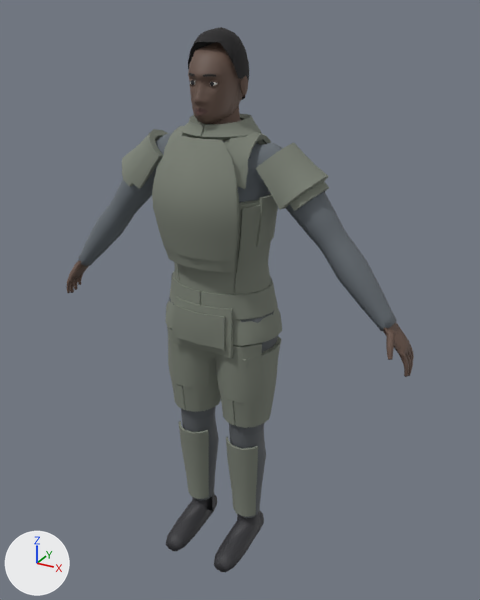
Renders of the glTF model models/characters/human/variants/m10.glb from each side of a commit.
One viewpoint serves both versions: a camera (50 mm lens) standing at (1.026, -1.738, 1.85) and looking at (0.059, 0.02, 0.971). The lights are fixed; the arrows at lower left show +X, +Y and +Z. The picture after the commit comes second.

The scene before the commit, as lines of its bpy script (objects in view):
```python
me_kitbeltwide = bpy.data.meshes.new('kitbeltwide')
me_kitbeltwide.from_pydata(...)  # 147 vertices, 296 faces; spans x -0.189..0.189, y -0.134..0.156, z 0.962..1.046
me_kitbeltwide.materials.append(mat_kitbeltwide)  # grey #7c8176
me_kitheavy = bpy.data.meshes.new('kitheavy')
me_kitheavy.from_pydata(...)  # 1170 vertices, 2332 faces; spans x -0.186..0.185, y -0.195..0.158, z 1.0..1.557
me_kitheavy.materials.append(mat_kitheavy)  # grey #7c8176
me_kitpelvis = bpy.data.meshes.new('kitpelvis')
me_kitpelvis.from_pydata(...)  # 228 vertices, 460 faces; spans x -0.204..0.204, y -0.128..0.149, z 0.877..1.003
me_kitpelvis.materials.append(mat_kitpelvis)  # grey #7c8176
ob_kitbeltwide = bpy.data.objects.new('kitbeltwide', me_kitbeltwide)
ob_kitbeltwide.location = (0.0, 0.0, 0.0)
ob_kitheavy = bpy.data.objects.new('kitheavy', me_kitheavy)
ob_kitheavy.location = (0.0, 0.0, 0.0)
ob_kitpelvis = bpy.data.objects.new('kitpelvis', me_kitpelvis)
ob_kitpelvis.location = (0.0, 0.0, 0.0)
# also in view: 'body' at (-0.001, -0.037, 0.815); 'head' at (0.0, -0.009, 1.673); 'kitthigh' at (0.0, -0.083, 0.77); 'kitgflap' at (0.0, -0.127, 0.918); 'kitplateheavy' at (0.0, -0.163, 1.321)
```
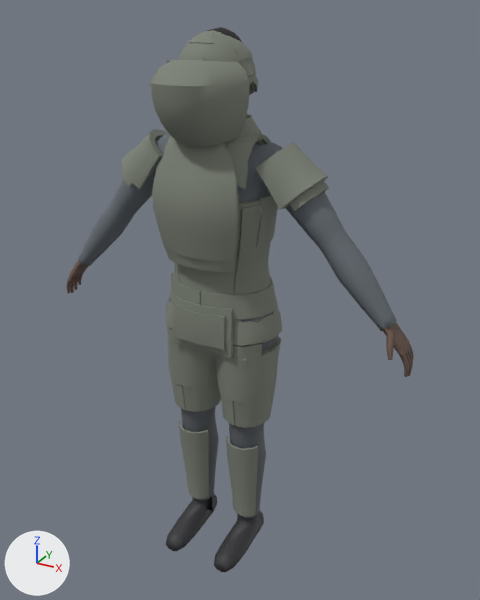
Not visible in the pictures: 'kithelmach'.

The change in detail:
Material 'kitshieldrifle' (mat_kitshieldrifle) is new.
Its base color is (0.2, 0.22, 0.18) (grey #7c8176).
Its roughness is 0.85.
Material 'kitshieldframe' (mat_kitshieldframe) is new.
Its base color is (0.2, 0.22, 0.18) (grey #7c8176).
Its roughness is 0.85.
Material 'kitmandarmshigh' (mat_kitmandarmshigh) is new.
Its base color is (0.2, 0.22, 0.18) (grey #7c8176).
Its roughness is 0.85.
Material 'kithelmrifle' (mat_kithelmrifle) is new.
Its base color is (0.2, 0.22, 0.18) (grey #7c8176).
Its roughness is 0.85.
Material 'kithelmfast' (mat_kithelmfast) is new.
Its base color is (0.2, 0.22, 0.18) (grey #7c8176).
Its roughness is 0.85.
Material 'kithelmach' (mat_kithelmach) is new.
Its base color is (0.2, 0.22, 0.18) (grey #7c8176).
Its roughness is 0.85.
Mesh me_kitshieldrifle is new.
It has 240 vertices, 476 faces and spans x -0.146..0.146, y -0.254..-0.063, z 1.492..1.723.
It uses material mat_kitshieldrifle (grey #7c8176).
Mesh me_kitshieldframe is new.
It has 100 vertices, 188 faces and spans x -0.147..0.146, y -0.171..-0.035, z 1.671..1.723.
It uses material mat_kitshieldframe (grey #7c8176).
Mesh me_kitmandarmshigh is new.
It has 32 vertices, 48 faces and spans x -0.111..0.111, y -0.05..-0.014, z 1.613..1.717.
It uses material mat_kitmandarmshigh (grey #7c8176).
Mesh me_kithelmrifle is new.
It has 890 vertices, 1760 faces and spans x -0.117..0.117, y -0.162..0.15, z 1.608..1.795.
It uses material mat_kithelmrifle (grey #7c8176).
Mesh me_kithelmfast is new.
It has 890 vertices, 1760 faces and spans x -0.106..0.107, y -0.155..0.142, z 1.622..1.787.
It uses material mat_kithelmfast (grey #7c8176).
Mesh me_kithelmach is new.
It has 650 vertices, 1308 faces and spans x -0.103..0.103, y -0.15..0.116, z 1.61..1.789.
It uses material mat_kithelmach (grey #7c8176).
Object 'kitshieldrifle' (ob_kitshieldrifle) is new; it shows me_kitshieldrifle.
Its location is (0.0, 0.0, 0.0).
Object 'kitshieldframe' (ob_kitshieldframe) is new; it shows me_kitshieldframe.
Its location is (0.0, 0.0, 0.0).
Object 'kitmandarmshigh' (ob_kitmandarmshigh) is new; it shows me_kitmandarmshigh.
Its location is (0.0, 0.0, 0.0).
Object 'kithelmrifle' (ob_kithelmrifle) is new; it shows me_kithelmrifle.
Its location is (0.0, 0.0, 0.0).
Object 'kithelmfast' (ob_kithelmfast) is new; it shows me_kithelmfast.
Its location is (0.0, 0.0, 0.0).
Object 'kithelmach' (ob_kithelmach) is new; it shows me_kithelmach.
Its location is (0.0, 0.0, 0.0).

What differs and where, as boxes [x1, y1, x2, y2] in the pictures (480 x 600 px):
'kitshieldrifle', added
    after: [150, 60, 250, 148]
'kithelmrifle', added
    after: [178, 30, 258, 95]
'kitshieldframe', added
    after: [166, 60, 256, 77]
'kithelmfast', added (mostly hidden)
    after: [242, 60, 252, 66]
'kitmandarmshigh', added (mostly hidden)
    after: [242, 61, 247, 66]
'head', unchanged, covered by the edit
    before: [188, 27, 249, 124]
    after: [207, 27, 242, 42]
